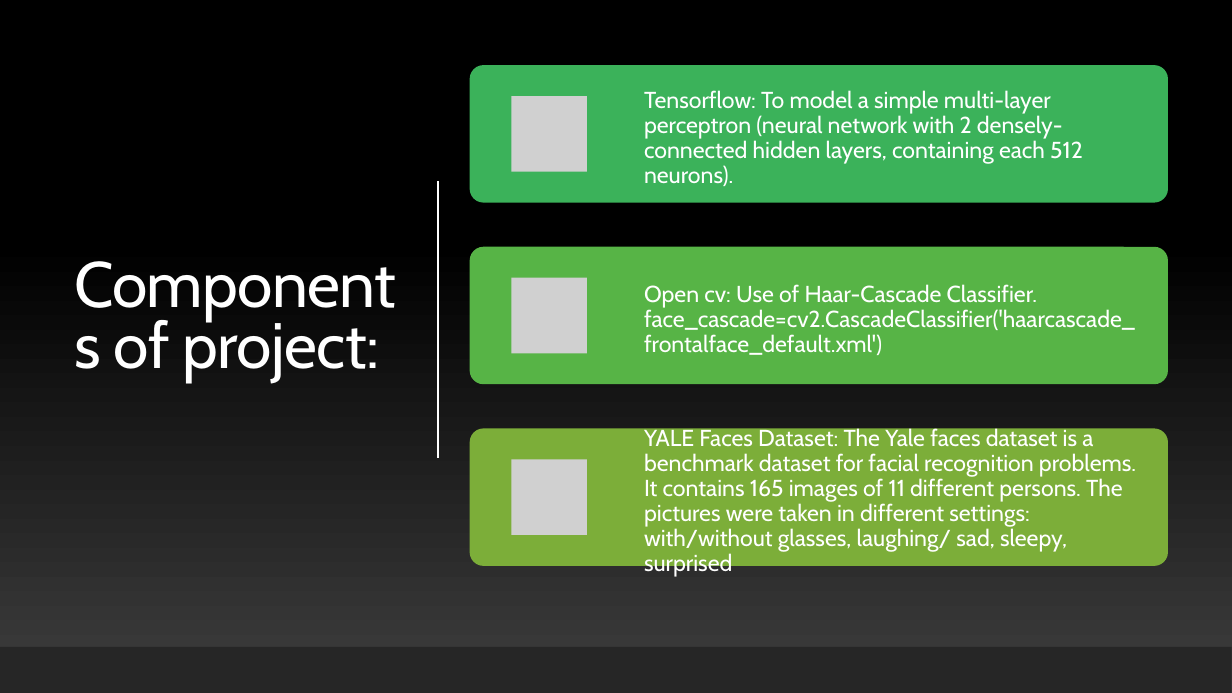
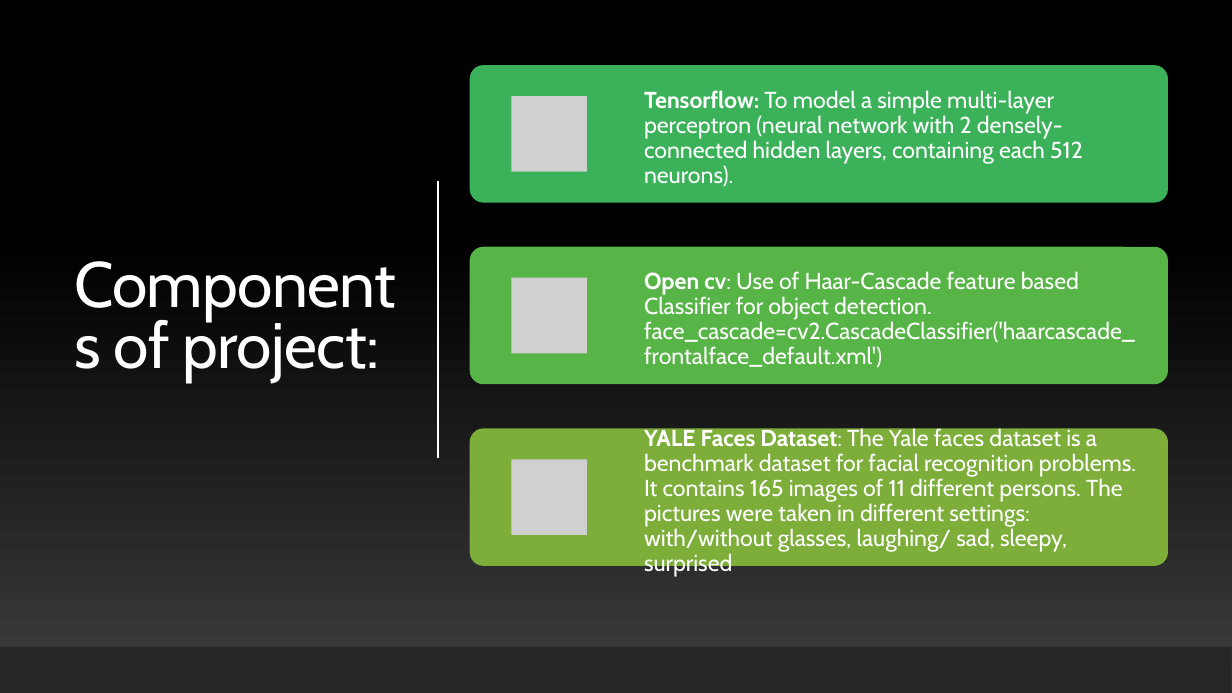
Before and after one commit to AmulNeupane/Face-Recognition-using-YALE-dataset, a slide deck: slide 2 of Face recognition on YALE faces dataset using Tensorflow.pptx. Drawn at 1232x693 pixels with LibreOffice and Linux fonts; fonts in the diff are those of the drawing; grey boxes stand for pictures. Boxes give left, top, right and bottom in pixels: in the first picture for what was removed or moved away, otherwise in the second. Text is boxed around its words. In the diff, an @@ line names an element or a change of style, - is before the commit and + after.

```diff
--- a/Face recognition on YALE faces dataset using Tensorflow.pptx
+++ b/Face recognition on YALE faces dataset using Tensorflow.pptx
@@ text "Tensorflow: To model a simple ..." at <box>644,90,1083,186</box>: bold on in "Tensorflow:" @@
@@ text at <box>644,271,1135,367</box>: text changed @@
-Open cv: Use of Haar-Cascade Classifier. face_cascade=cv2.CascadeClassifier('haarcascade_frontalface_default.xml')
+Open cv: Use of Haar-Cascade feature based Classifier for object detection. face_cascade=cv2.CascadeClassifier('haarcascade_frontalface_default.xml')
@@ text "YALE Faces Dataset: The Yale ..." at <box>644,426,1136,577</box>: bold on in "YALE Faces Dataset:" @@
```
Also in this commit, not shown: 2 other slides changed, 2 slides added.
